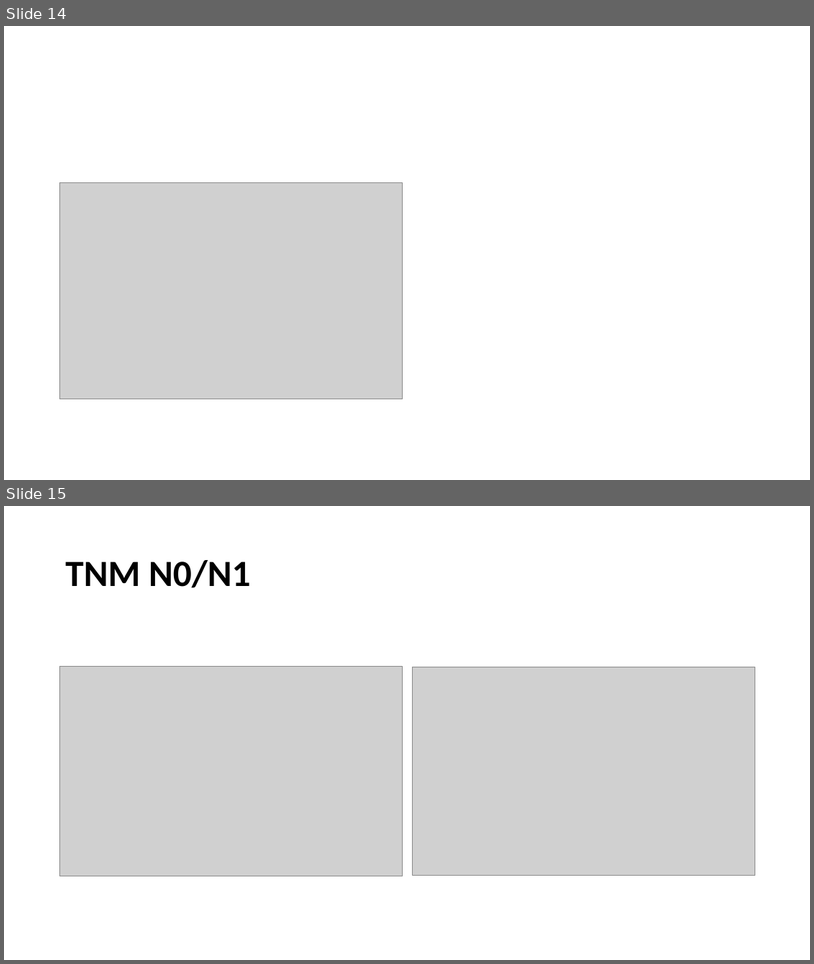
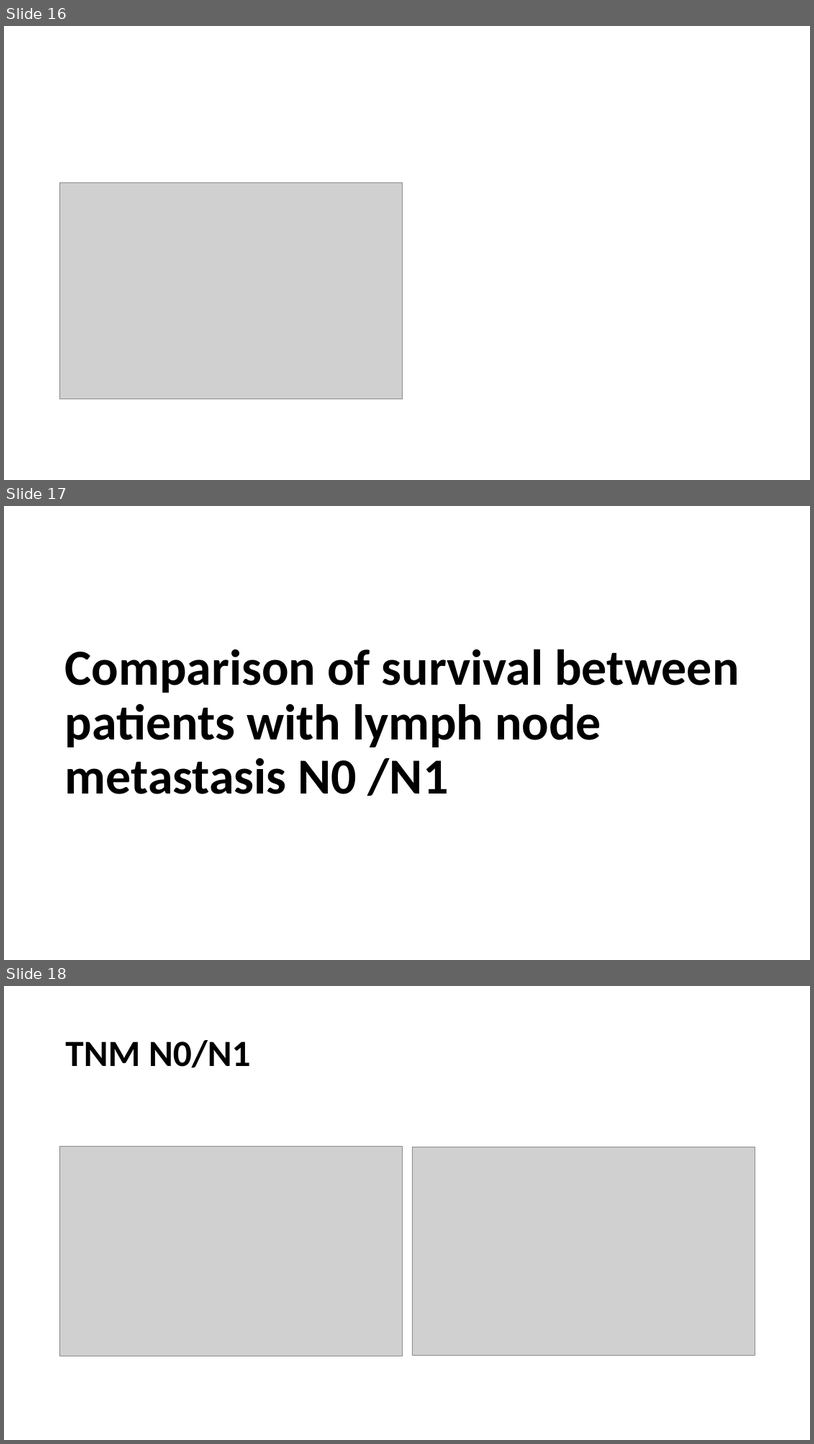
Before and after one commit to rwandarwacu1/Msc_thesis_survival, a slide deck: SURVIVAL RATIO PLOTS_For survey.pptx. Shown one above the other, each under a label of ours: slides 14 and 15 before the commit, slides 16, 17 and 18 after it. The pictures are 814x964 and 814x1444 pixels, drawn with LibreOffice and Linux fonts; fonts in the diff are those of the drawing; grey boxes stand for pictures. Boxes give left, top, right and bottom in pixels: in the first picture for what was removed or moved away, otherwise in the second. Text is boxed around its words. In the diff, an @@ line names an element or a change of style, - is before the commit and + after.

Commit message:
Update SURVIVAL RATIO PLOTS_For survey.pptx
slides layout

```diff
--- a/SURVIVAL RATIO PLOTS_For survey.pptx
+++ b/SURVIVAL RATIO PLOTS_For survey.pptx
@@ slide 17 added at [4, 506, 810, 960], background #FFFFFF @@
@@ title added at [65, 649, 739, 796], 60 pt, text #000000, bold @@
+Comparison of survival between patients with lymph node metastasis N0 /N1
@@ what was slide 14 is now slide 16 @@
@@ what was slide 15 is now slide 18 @@
```
Also in this commit, not shown: 3 slides changed, 4 other slides added, 1 slide removed.
